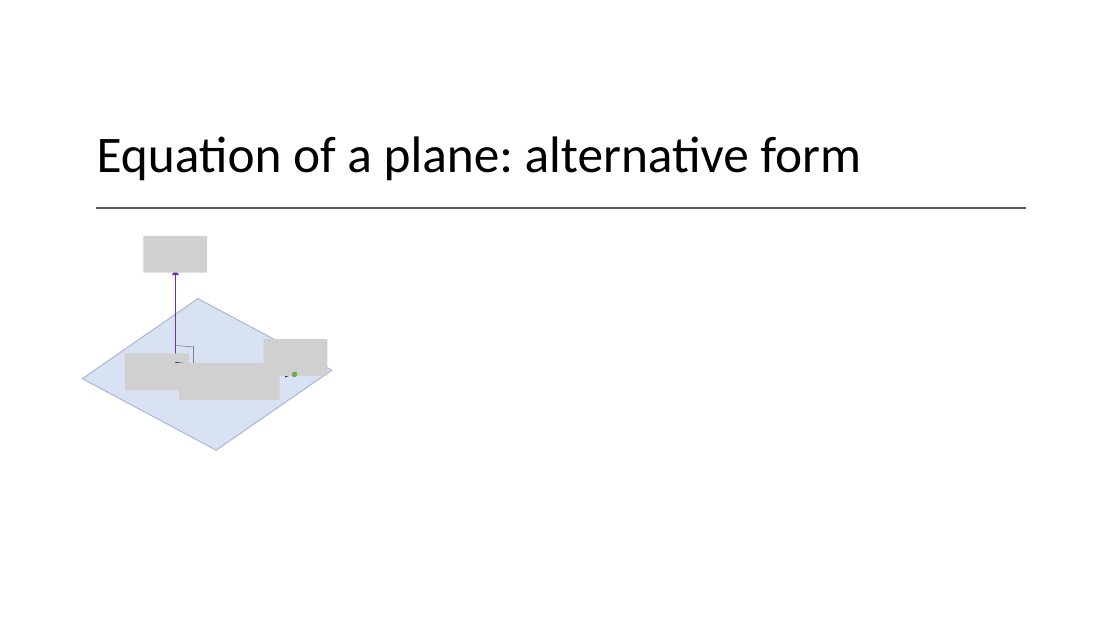
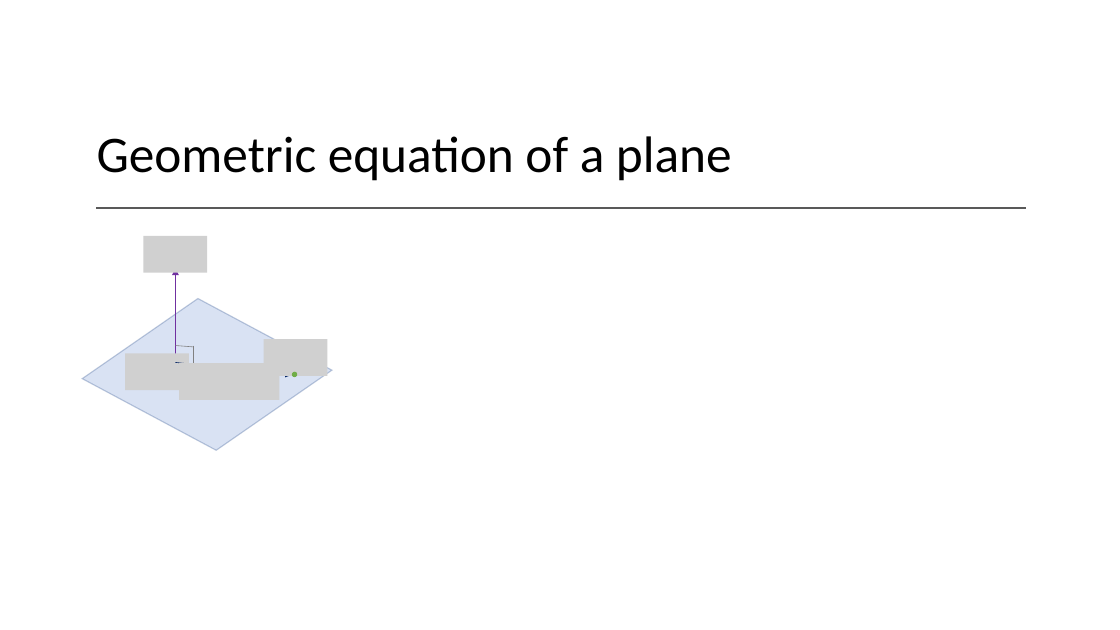
Before and after one commit to Falmouth-Games-Academy/bsc-course-materials, a slide deck: slide 15 of COMP270/07/2019-20-COMP270-07-lecture-materials.pptx. Drawn at 1120x630 pixels with LibreOffice and Linux fonts; fonts in the diff are those of the drawing; grey boxes stand for pictures. Boxes give left, top, right and bottom in pixels: in the first picture for what was removed or moved away, otherwise in the second. Text is boxed around its words. In the diff, an @@ line names an element or a change of style, - is before the commit and + after.

```diff
--- a/COMP270/07/2019-20-COMP270-07-lecture-materials.pptx
+++ b/COMP270/07/2019-20-COMP270-07-lecture-materials.pptx
@@ title at (97, 136, 732, 181): text changed @@
-Equation of a plane: alternative form
+Geometric equation of a plane
```
Also in this commit, not shown: 2 other slides changed, 1 other file.
